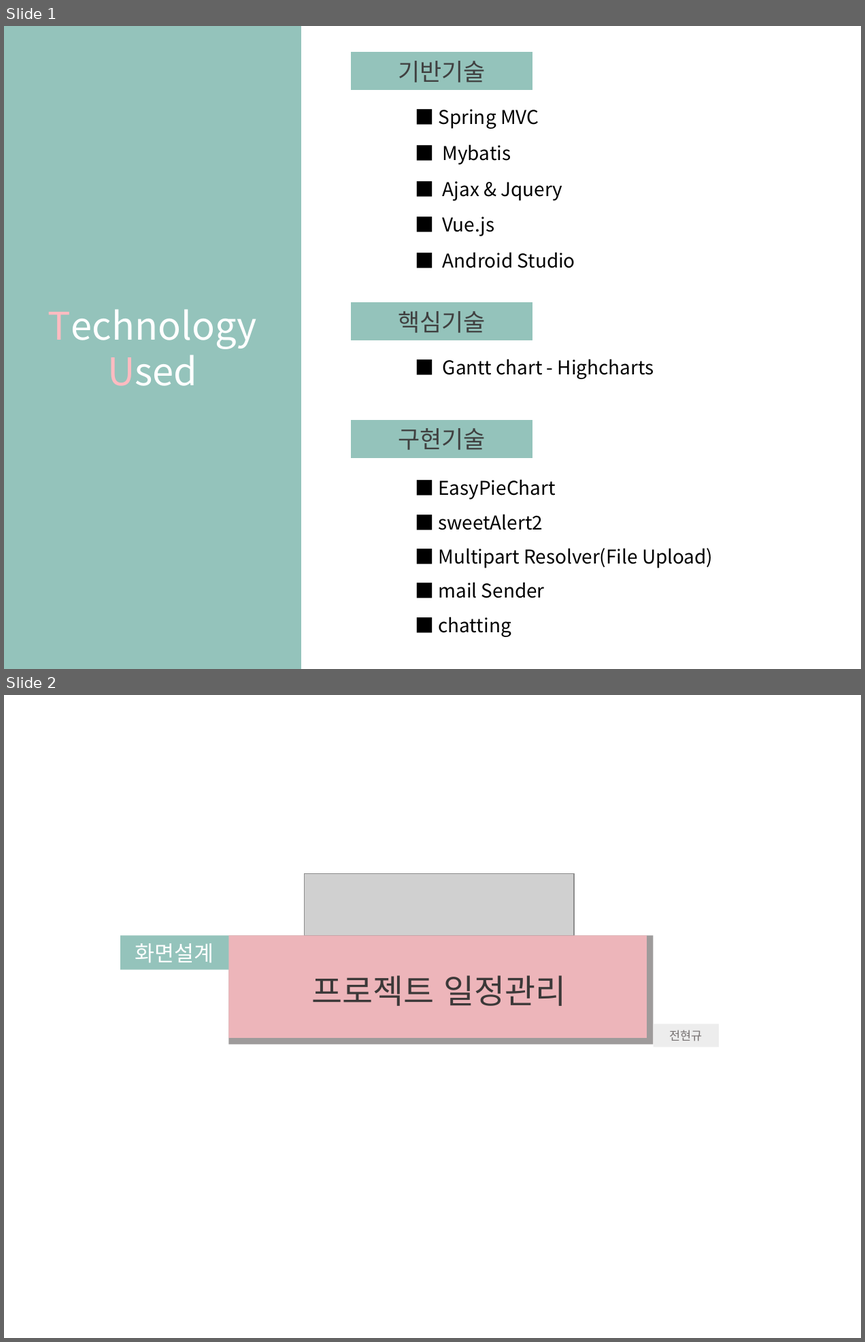
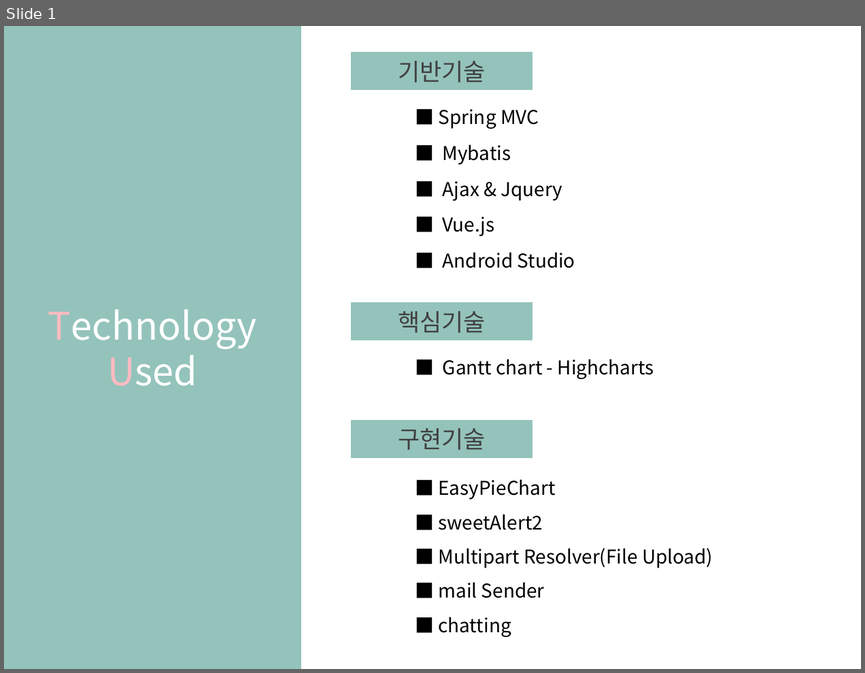
Before and after one commit to ezenteam03/project06, a slide deck: WebContent/HANA/PPT/0608 최종_전현규(월요일 발표용).pptx. Shown one above the other, each under a label of ours: slides 1 and 2 before the commit, slide 1 after it. The pictures are 865x1342 and 865x673 pixels, drawn with LibreOffice and Linux fonts; fonts in the diff are those of the drawing; grey boxes stand for pictures. Boxes give left, top, right and bottom in pixels: in the first picture for what was removed or moved away, otherwise in the second. Text is boxed around its words. In the diff, an @@ line names an element or a change of style, - is before the commit and + after.

```diff
--- a/WebContent/HANA/PPT/0608 최종_전현규(월요일 발표용).pptx
+++ b/WebContent/HANA/PPT/0608 최종_전현규(월요일 발표용).pptx
@@ slide 2 removed at <box>4,695,861,1338</box>, background #FFFFFF @@
@@ picture removed at <box>304,873,574,935</box> @@
@@ rectangle removed at <box>120,935,228,969</box> @@
-화면설계
@@ rectangle removed at <box>228,935,653,1044</box> @@
@@ rectangle removed at <box>228,935,647,1038</box> @@
@@ text removed at <box>312,975,566,1006</box> @@
-프로젝트 일정관리
@@ rectangle removed at <box>653,1024,719,1047</box> @@
-전현규
```
Also in this commit, not shown: 2 slides changed, 2 other slides removed.
